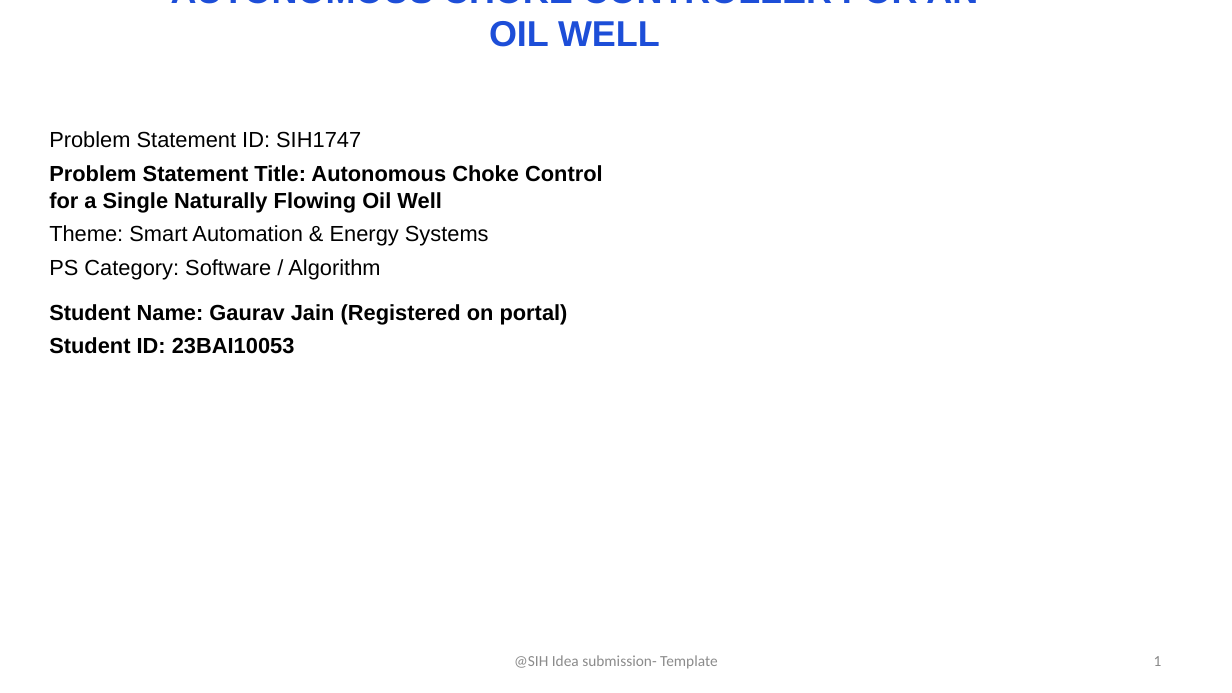
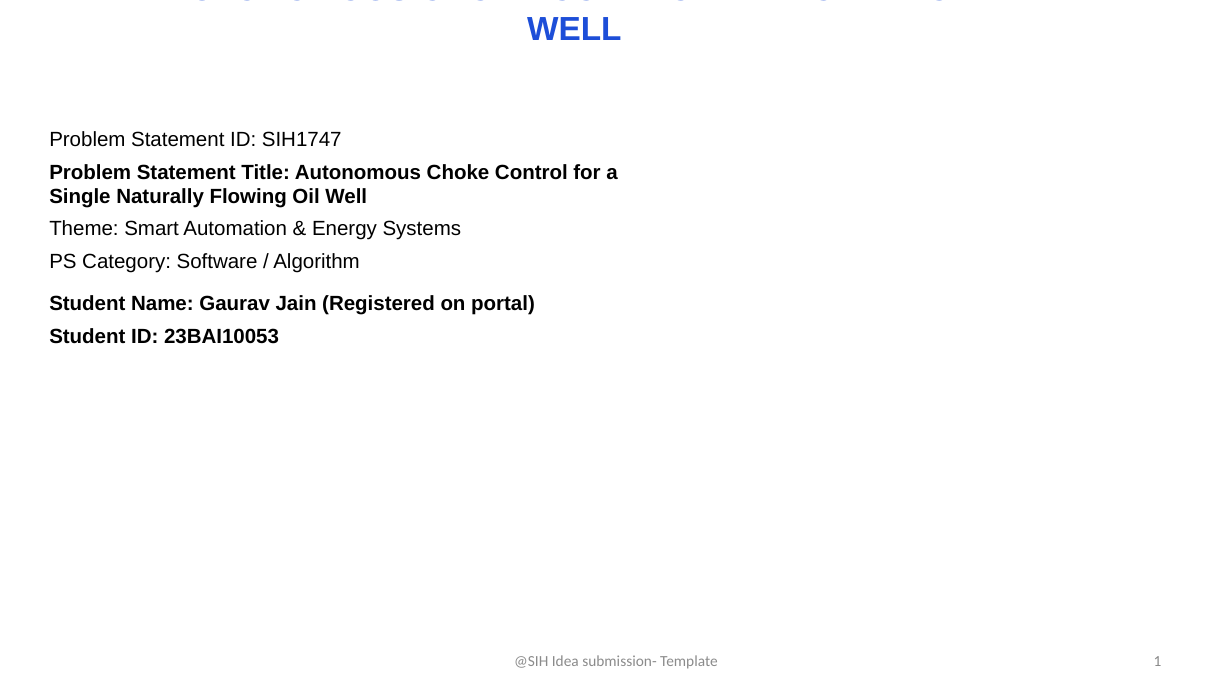
Before and after one commit to Gaurav0405/Autonomous-Choke-Controller, a slide deck: slide 1 of choke_controller_presentation_final.pptx. Drawn at 1232x693 pixels with LibreOffice and Linux fonts; fonts in the diff are those of the drawing. Boxes give left, top, right and bottom in pixels: in the first picture for what was removed or moved away, otherwise in the second. Text is boxed around its words. In the diff, an @@ line names an element or a change of style, - is before the commit and + after.

```diff
--- a/choke_controller_presentation_final.pptx
+++ b/choke_controller_presentation_final.pptx
@@ text "AUTONOMOUS CHOKE CONTROLLER FOR AN ..." at bbox=[166, 0, 982, 40]: size 28 to 26 pt @@
@@ text "Problem Statement ID: SIH1747" at bbox=[49, 131, 617, 344]: size 17 to 16 pt @@
```
Also in this commit, not shown: 5 other slides changed, 1 other file.
